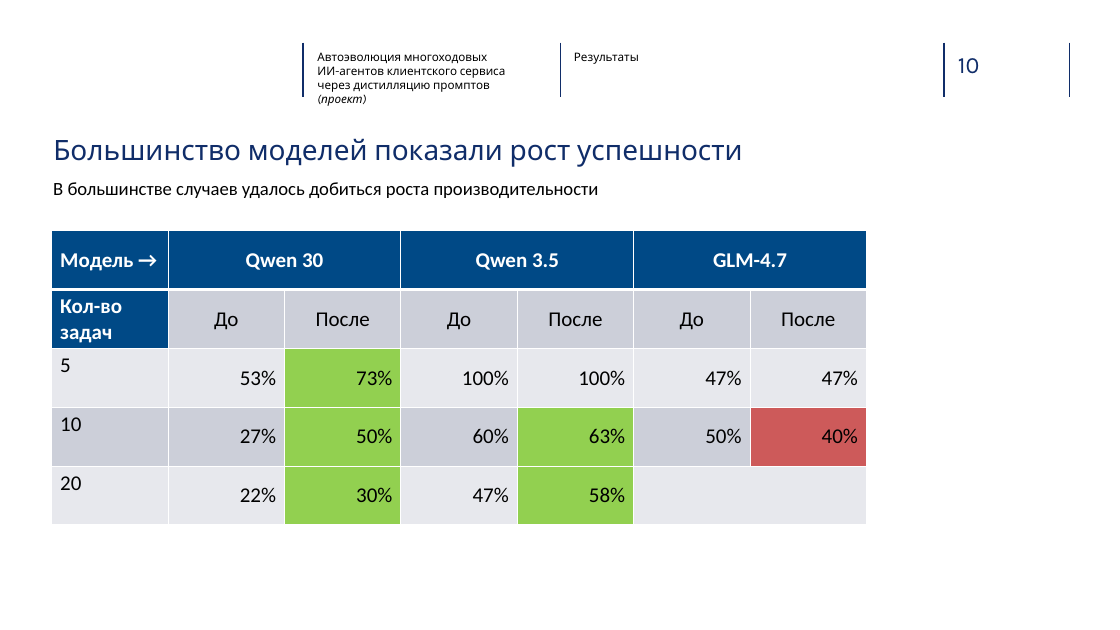
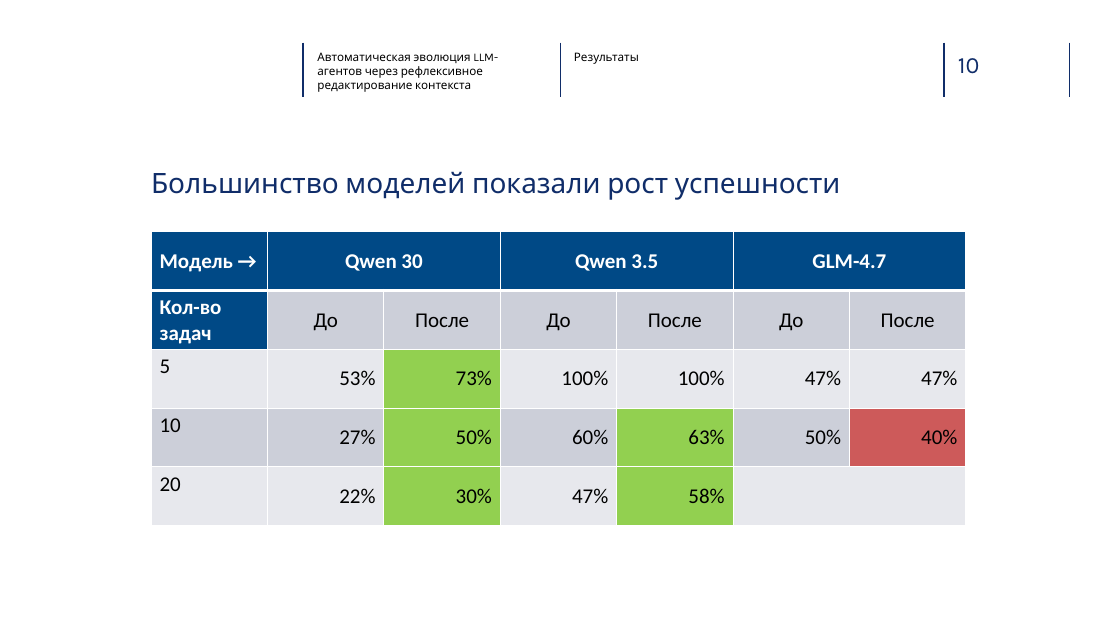
Before and after one commit to glebdementev/tau-evo, a slide deck: slide 10 of slides/defense_ru.pptx (slide 11 before the commit). Drawn at 1120x630 pixels with LibreOffice and Linux fonts; fonts in the diff are those of the drawing; background and template pictures are left out. Boxes give left, top, right and bottom in pixels: in the first picture for what was removed or moved away, otherwise in the second. Text is boxed around its words. In the diff, an @@ line names an element or a change of style, - is before the commit and + after.

```diff
--- a/slides/defense_ru.pptx
+++ b/slides/defense_ru.pptx
@@ text at bbox=[317, 52, 498, 92]: text changed @@
-Автоэволюция многоходовых
-ИИ-агентов клиентского сервиса через дистилляцию промптов (проект)
+Автоматическая эволюция LLM-агентов через рефлексивное редактирование контекста
@@ text "Большинство моделей показали рост успешности": place and size @@
-text "Большинство моделей показали рост успешности" at bbox=[53, 138, 743, 167]
+text "Большинство моделей показали рост успешности" at bbox=[151, 171, 841, 200]
@@ text removed at bbox=[53, 182, 599, 198] @@
-В большинстве случаев удалось добиться роста производительности
@@ table: place and size @@
-table at bbox=[52, 231, 870, 525]
+table at bbox=[151, 232, 969, 526]
```
Also in this commit, not shown: 12 other slides changed, 2 slides added, 3 slides removed, 2 other files.
